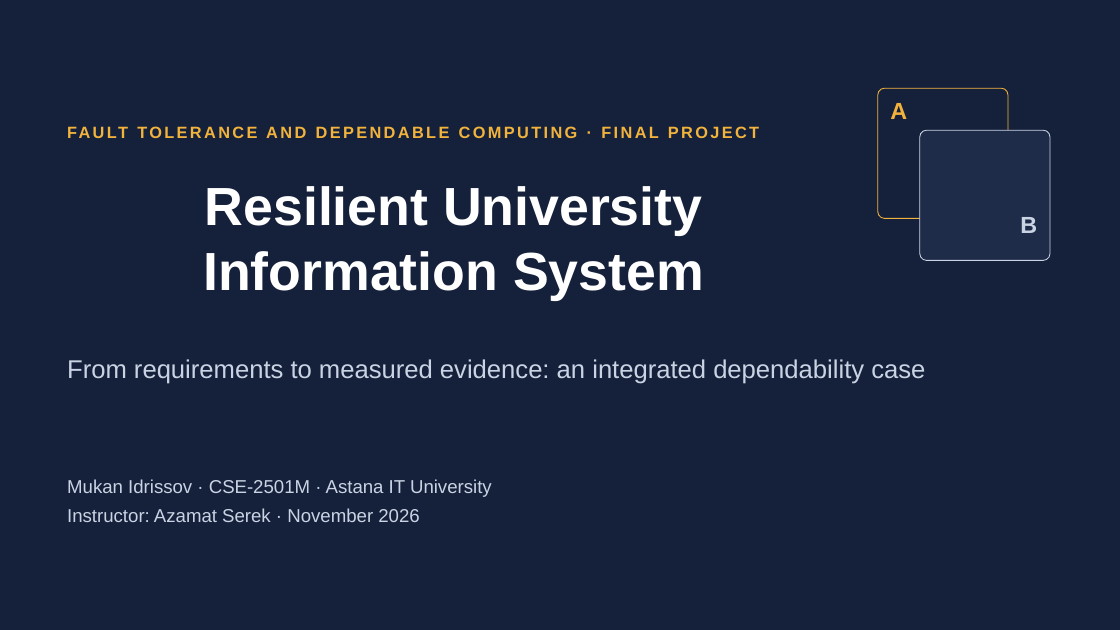
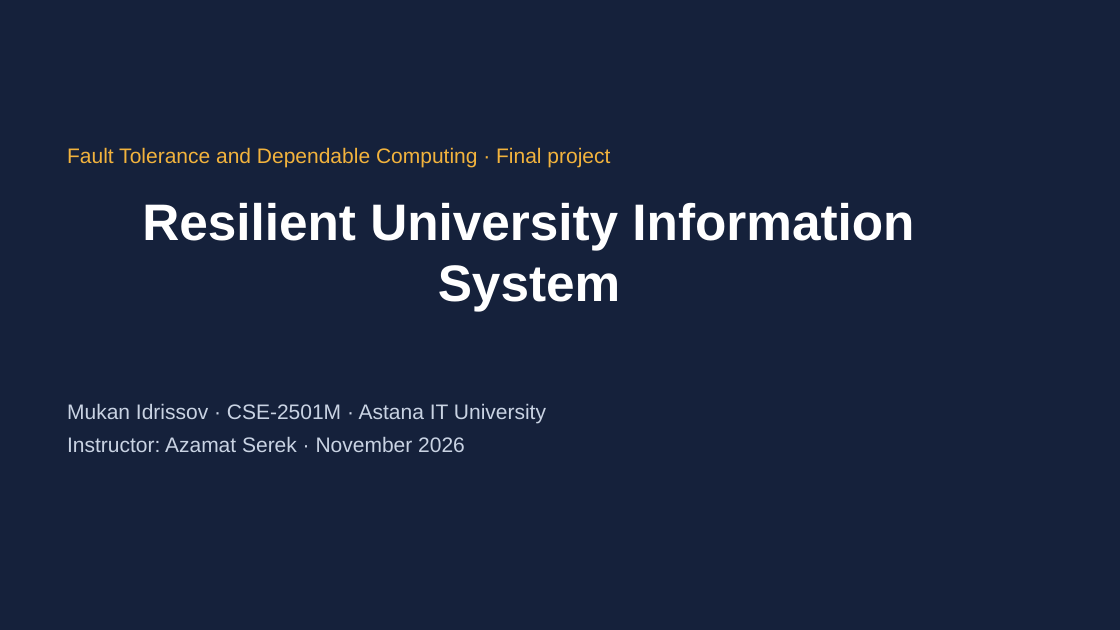
Before and after one commit to Choppa2077/ft-university, a slide deck: slide 1 of docs/final/Final_Presentation.pptx. Drawn at 1120x630 pixels with LibreOffice and Linux fonts; fonts in the diff are those of the drawing. Boxes give left, top, right and bottom in pixels: in the first picture for what was removed or moved away, otherwise in the second. Text is boxed around its words. In the diff, an @@ line names an element or a change of style, - is before the commit and + after.

```diff
--- a/docs/final/Final_Presentation.pptx
+++ b/docs/final/Final_Presentation.pptx
@@ rounded rectangle removed at (878, 88, 1008, 218) @@
@@ text removed at (890, 103, 907, 119) @@
-A
@@ text at (67, 147, 610, 168): text changed; size 14 to 18 pt; bold off @@
-FAULT TOLERANCE AND DEPENDABLE COMPUTING · FINAL PROJECT
+Fault Tolerance and Dependable Computing · Final project
@@ rounded rectangle removed at (920, 130, 1050, 260) @@
@@ title "Resilient University Information System": place and size @@
-title "Resilient University Information System" at (203, 186, 704, 300)
+title "Resilient University Information System" at (142, 202, 914, 311)
@@ title "Resilient University Information System" at (142, 202, 914, 311): size 46 to 44 pt @@
@@ text removed at (1020, 217, 1037, 233) @@
-B
@@ text removed at (67, 359, 925, 384) @@
-From requirements to measured evidence: an integrated dependability case
@@ text "Mukan Idrissov · CSE-2501M · ...": place and size @@
-text "Mukan Idrissov · CSE-2501M · ..." at (67, 479, 492, 522)
+text "Mukan Idrissov · CSE-2501M · ..." at (67, 404, 546, 452)
@@ text "Mukan Idrissov · CSE-2501M · ..." at (67, 404, 546, 452): size 16 to 18 pt @@
```
Also in this commit, not shown: 8 other slides changed, 3 slides added, 8 slides removed, 7 other files.
